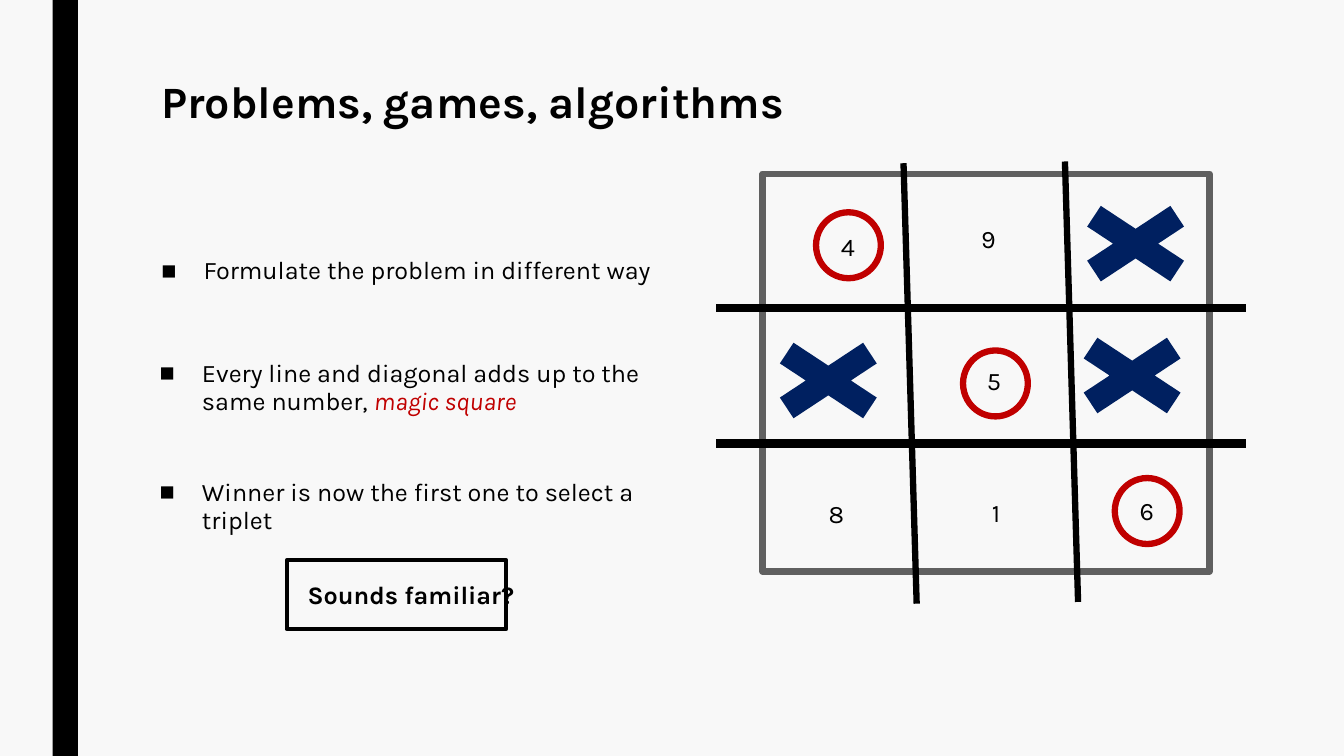
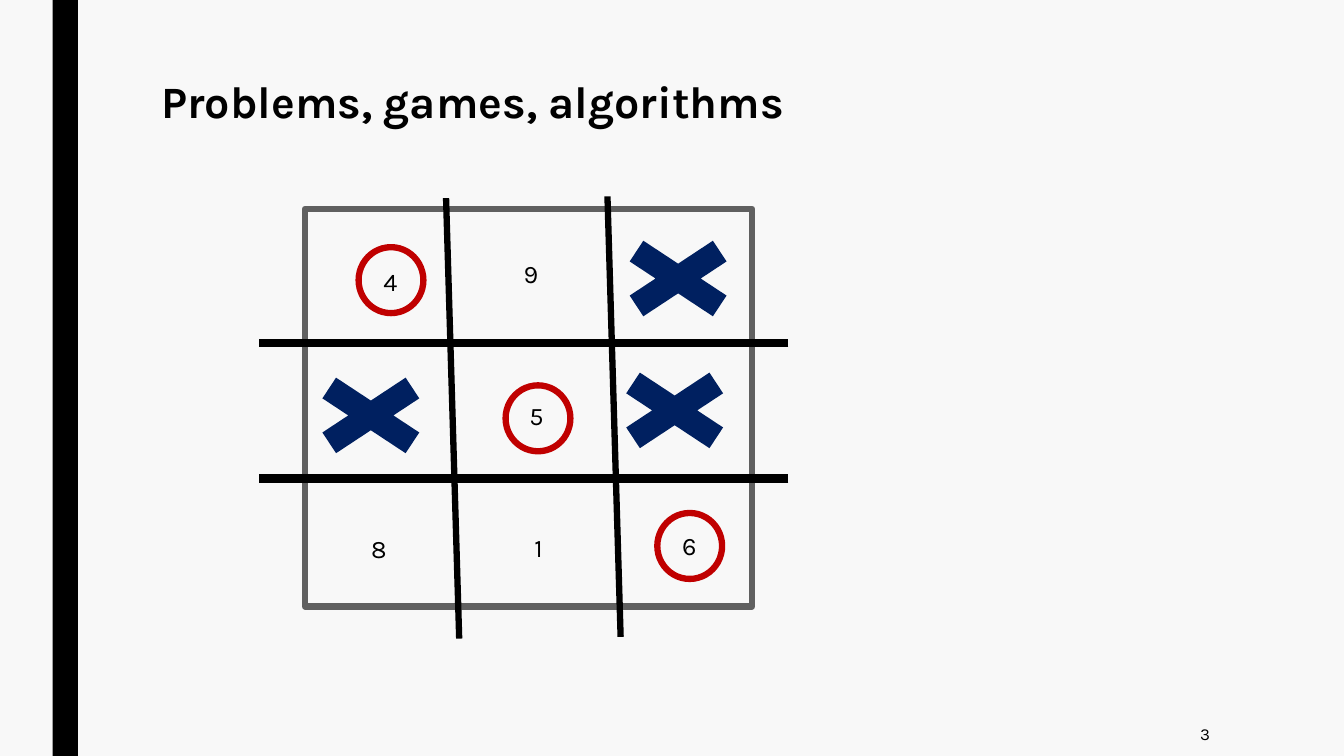
Before and after one commit to jurtasun/presentations, a slide deck: slide 5 of 202306_LMS_Complexity/230619_LMS_Complexity.ppt. Drawn at 1344x756 pixels with LibreOffice and Linux fonts; fonts in the diff are those of the drawing. Boxes give left, top, right and bottom in pixels: in the first picture for what was removed or moved away, otherwise in the second. Text is boxed around its words. In the diff, an @@ line names an element or a change of style, - is before the commit and + after.

```diff
--- a/202306_LMS_Complexity/230619_LMS_Complexity.ppt
+++ b/202306_LMS_Complexity/230619_LMS_Complexity.ppt
@@ text removed at (204, 261, 651, 285) @@
-■ Formulate the problem in different way
@@ text removed at (202, 364, 639, 535) @@
-■ Every line and diagonal adds up to the same number, magic square
-■ Winner is now the first one to select a triplet
@@ 3 lines, 2 texts, 1 rectangle, 1 cross, 1 ellipse: place and size @@
-3 lines, 2 texts, 1 rectangle, 1 cross, 1 ellipse at (716, 163, 1246, 604)
+3 lines, 2 texts, 1 rectangle, 1 cross, 1 ellipse at (259, 199, 788, 639)
@@ 7 texts, 2 ellipses, 2 crosses, 1 line: place and size @@
-7 texts, 2 ellipses, 2 crosses, 1 line at (817, 161, 1216, 602)
+7 texts, 2 ellipses, 2 crosses, 1 line at (359, 197, 758, 637)
@@ rectangle removed at (286, 561, 506, 629) @@
@@ text removed at (308, 582, 514, 611) @@
-Sounds familiar?
@@ text added at (1200, 729, 1210, 740), 12 pt, text #000000 @@
+3
```
Also in this commit, not shown: 7 other slides changed.
